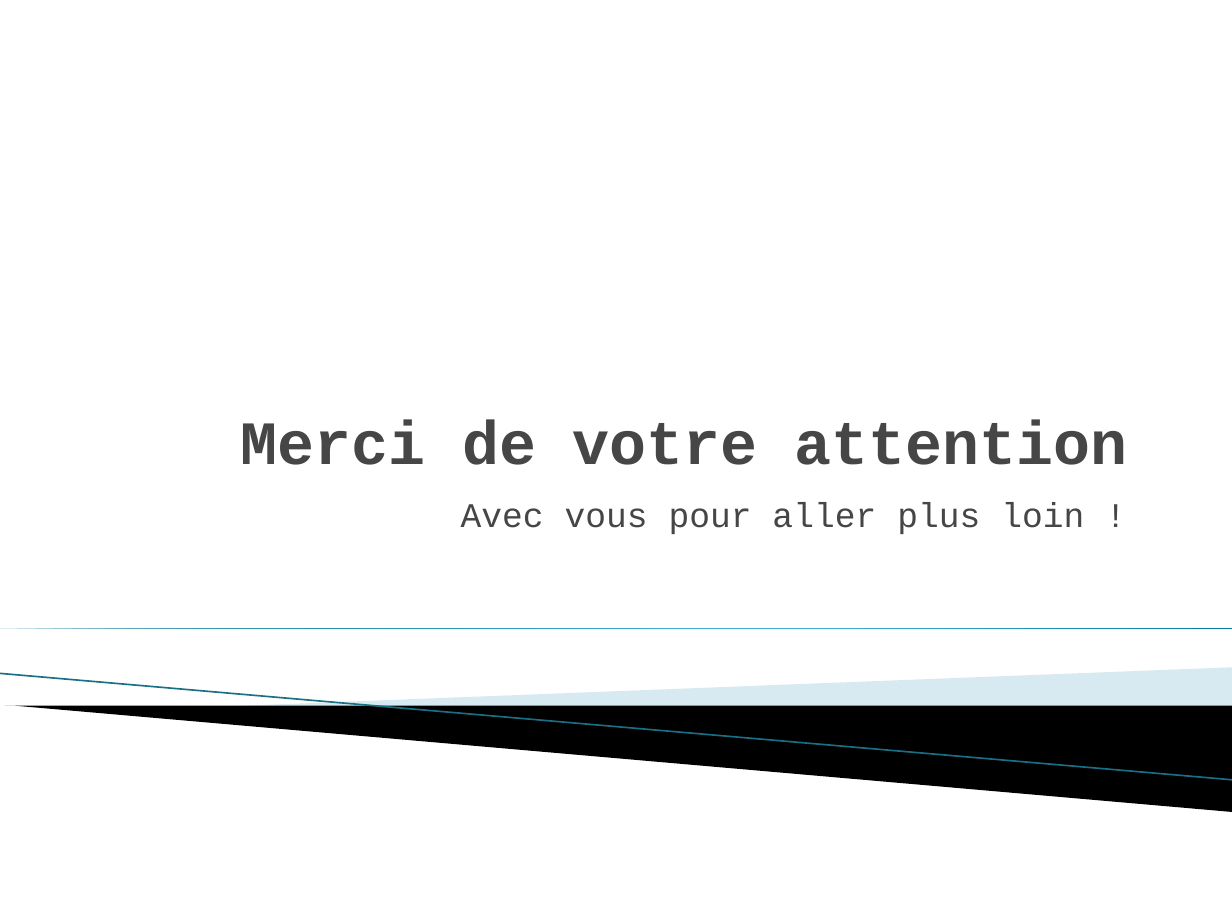
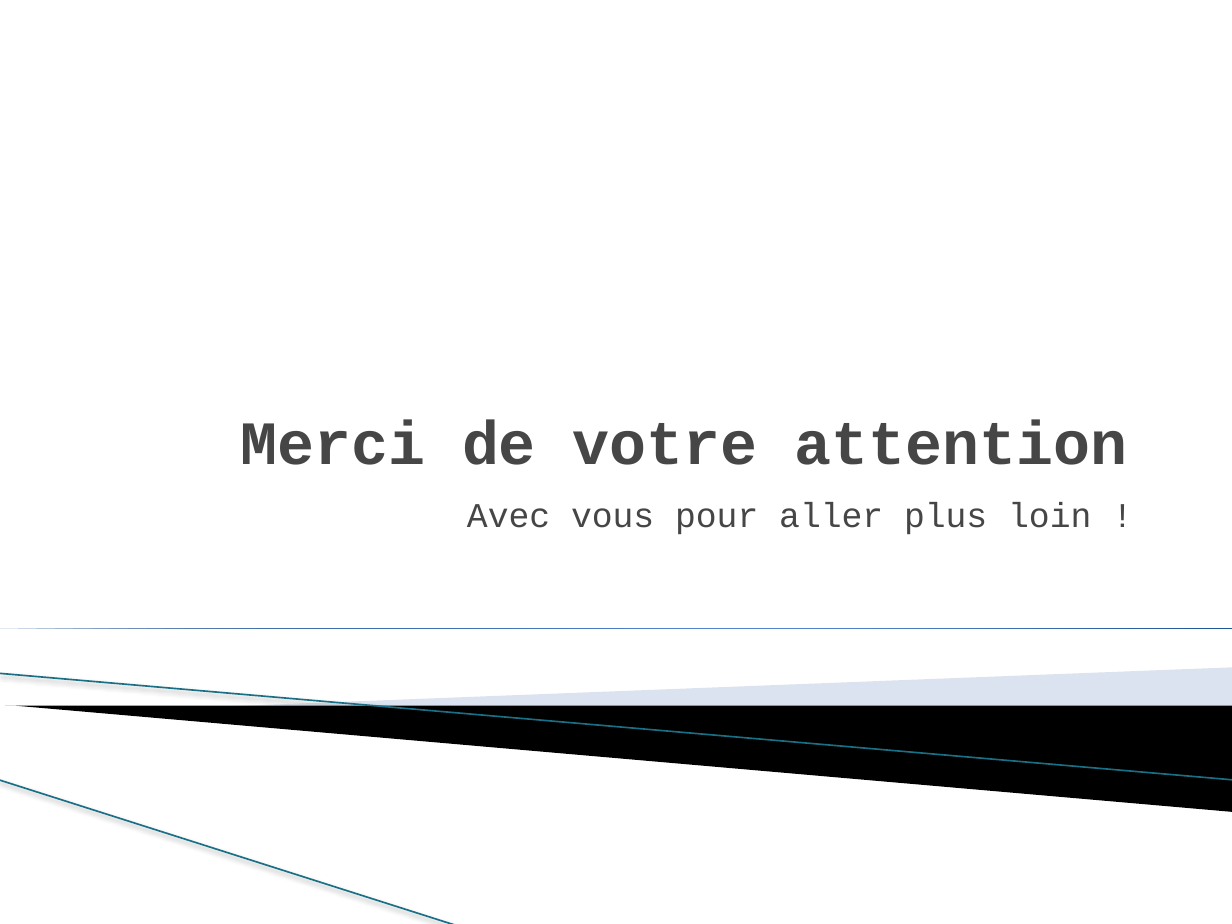
Before and after one commit to hidjic/proxi4, a slide deck: slide 10 of s_b.pptx. Drawn at 1232x924 pixels with LibreOffice and Linux fonts; fonts in the diff are those of the drawing; background and template pictures are left out. Boxes give left, top, right and bottom in pixels: in the first picture for what was removed or moved away, otherwise in the second. Text is boxed around its words. In the diff, an @@ line names an element or a change of style, - is before the commit and + after.

```diff
--- a/s_b.pptx
+++ b/s_b.pptx
@@ text "Avec vous pour aller plus ..." at (467,502,1091,534): size 20.2 to 20.3 pt; less space between paragraphs @@
@@ right triangle at (0,628,1232,628): fill gradient #007896 to #4CBBDF to gradient #1A5090 to #5F91D9; shadow on @@
@@ line (0, 674) - (1232, 780): stroke #97C5D8 0.95 pt to #196F85 0.96 pt @@
@@ freeform shape at (228,668,1232,733): fill #A0CBDC at 40% opacity to #A7B9DB at 40% opacity @@
@@ line added from (0, 780) to (457, 924), #196F85 0.96 pt @@
```
Also in this commit, not shown: 9 other slides changed.
